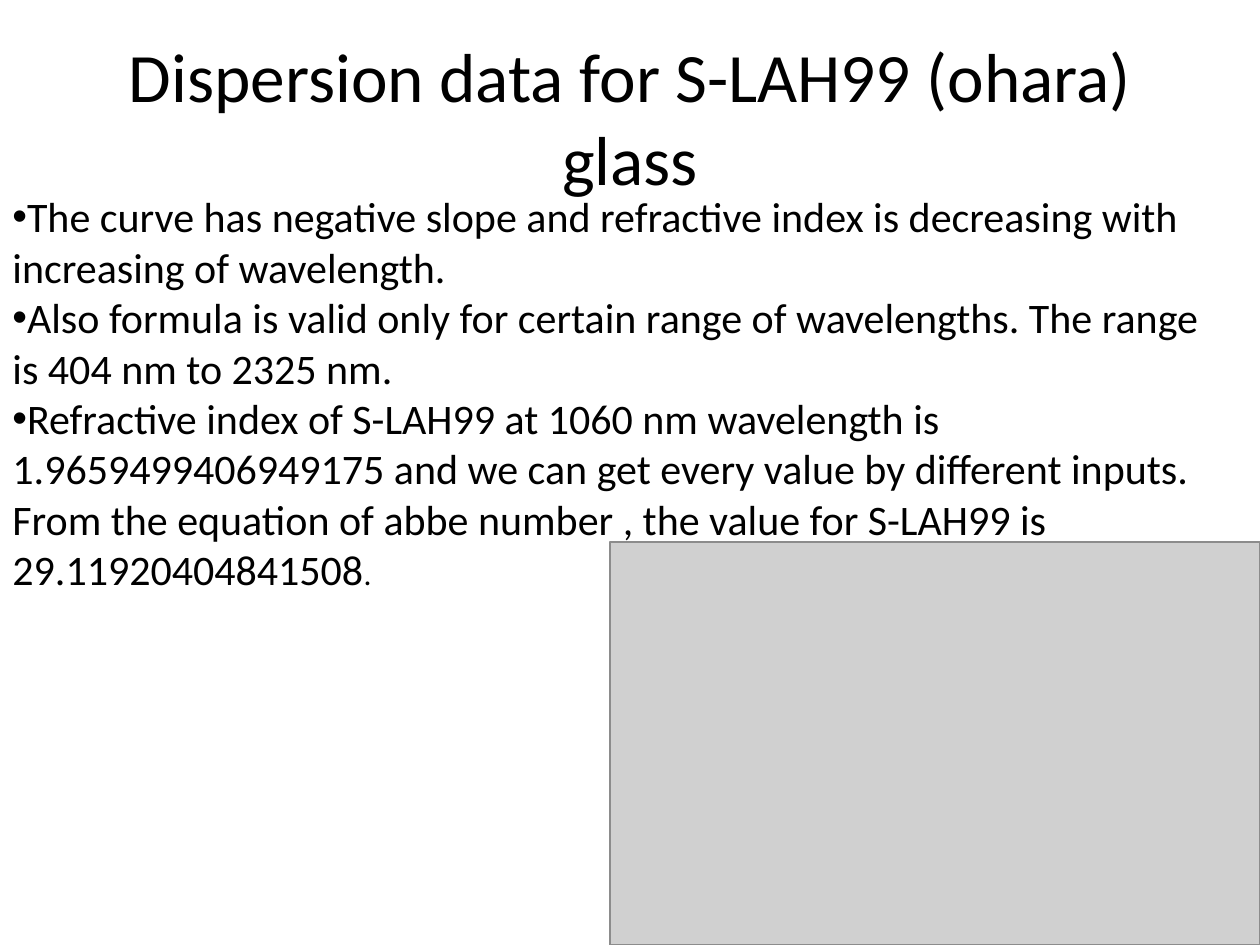
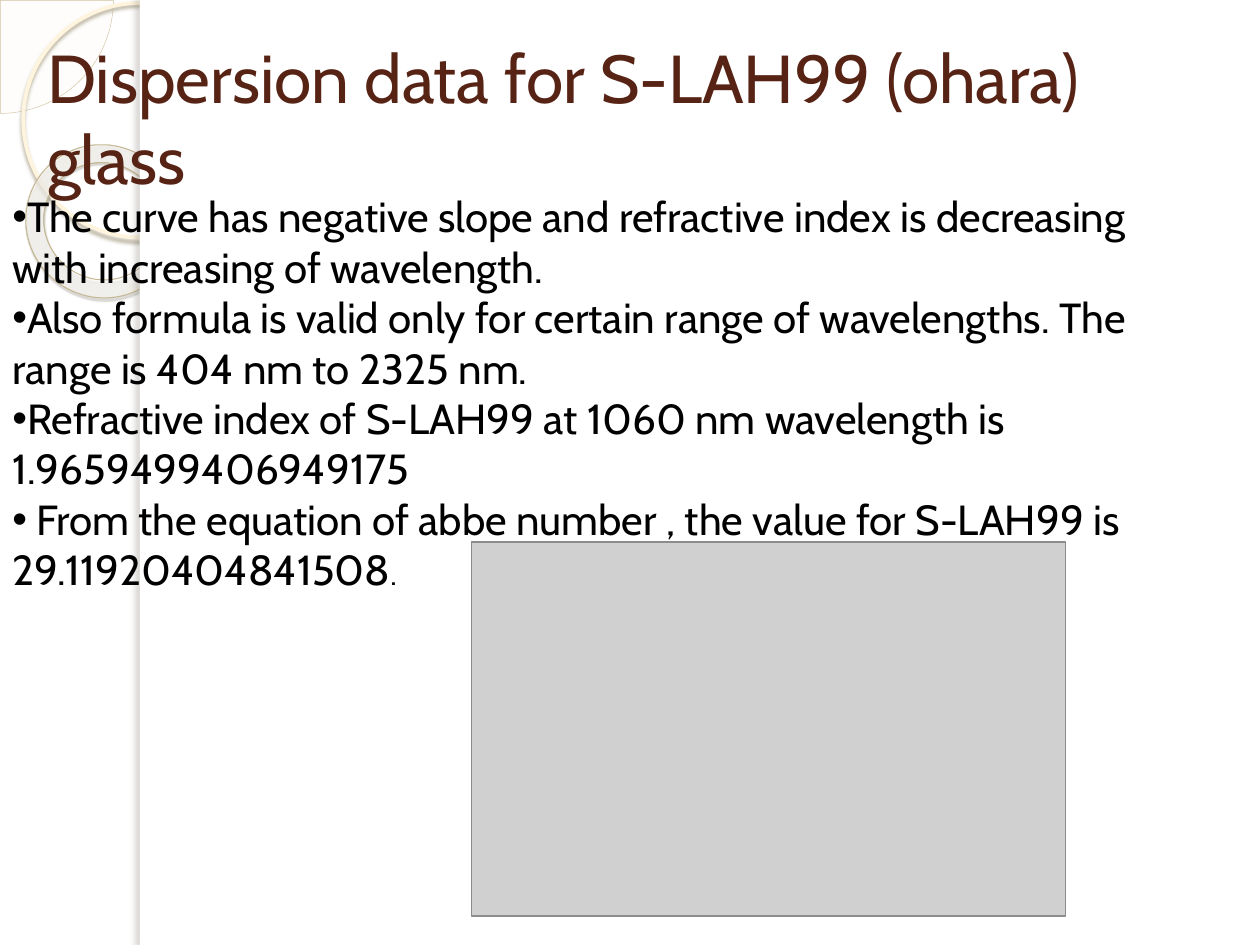
Before and after one commit to rid181198/optical-properties, a slide deck: slide 10 of Optical analysis of different glass types.pptx. Drawn at 1260x945 pixels with LibreOffice and Linux fonts; fonts in the diff are those of the drawing; grey boxes stand for pictures; background and template pictures are left out. Boxes give left, top, right and bottom in pixels: in the first picture for what was removed or moved away, otherwise in the second. Text is boxed around its words. In the diff, an @@ line names an element or a change of style, - is before the commit and + after.

```diff
--- a/Optical analysis of different glass types.pptx
+++ b/Optical analysis of different glass types.pptx
@@ pie slice (boxed as its full ellipse) added at (0, 0, 113, 113), fill #FEFAF4 at 33% opacity, outline #D3C39F 0.25 pt @@
@@ ellipse added at (23, 3, 257, 237), outline #FFF5DE 2.15 pt @@
@@ rectangle added at (140, 0, 1260, 945), fill #FFFFFF @@
@@ rectangle added at (140, 0, 150, 945), fill #FFFFFF @@
@@ title "Dispersion data for S-LAH99 (ohara) ...": place and size @@
-title "Dispersion data for S-LAH99 (ohara) ..." at (129, 51, 1131, 203)
+title "Dispersion data for S-LAH99 (ohara) ..." at (47, 46, 1079, 199)
@@ title "Dispersion data for S-LAH99 (ohara) ..." at (47, 46, 1079, 199): size 39.6 to 38.7 pt, font Calibri to Cabin, text colour #000000 to #572314; alignment centre to left @@
@@ donut added at (0, 113, 211, 329), fill gradient #FFFCF6 to #FFFEFB to #F0D28E, outline #C7B893 0.58 pt @@
@@ text at (12, 197, 1125, 394): font Calibri to Cabin in "The curve has negative slope and refractive ...", "Also formula is valid only for certain ..." @@
@@ text at (12, 402, 1120, 586): text changed; font Calibri to Cabin @@
-• Refractive index of S-LAH99 at 1060 nm wavelength is 1.9659499406949175 and we can get every value by different inputs. From the equation of abbe number , the value for S-LAH99 is 29.11920404841508.
+• Refractive index of S-LAH99 at 1060 nm wavelength is 1.9659499406949175
+• From the equation of abbe number , the value for S-LAH99 is 29.11920404841508.
@@ picture: place and size @@
-picture at (610, 542, 1260, 945)
+picture at (471, 542, 1066, 916)
```
Also in this commit, not shown: 11 other slides changed, 6 slides added, 2 slides removed, 1 other file.
